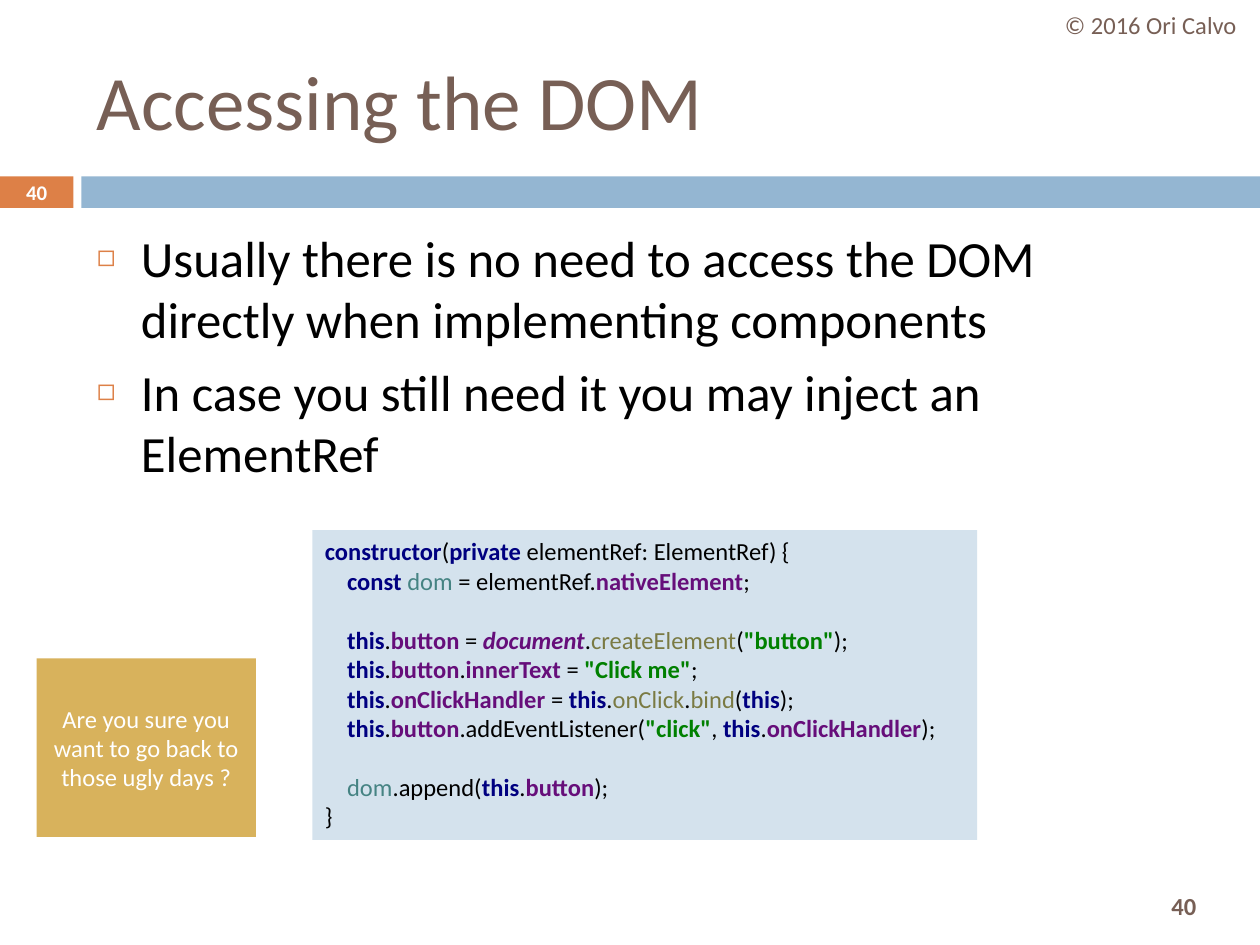
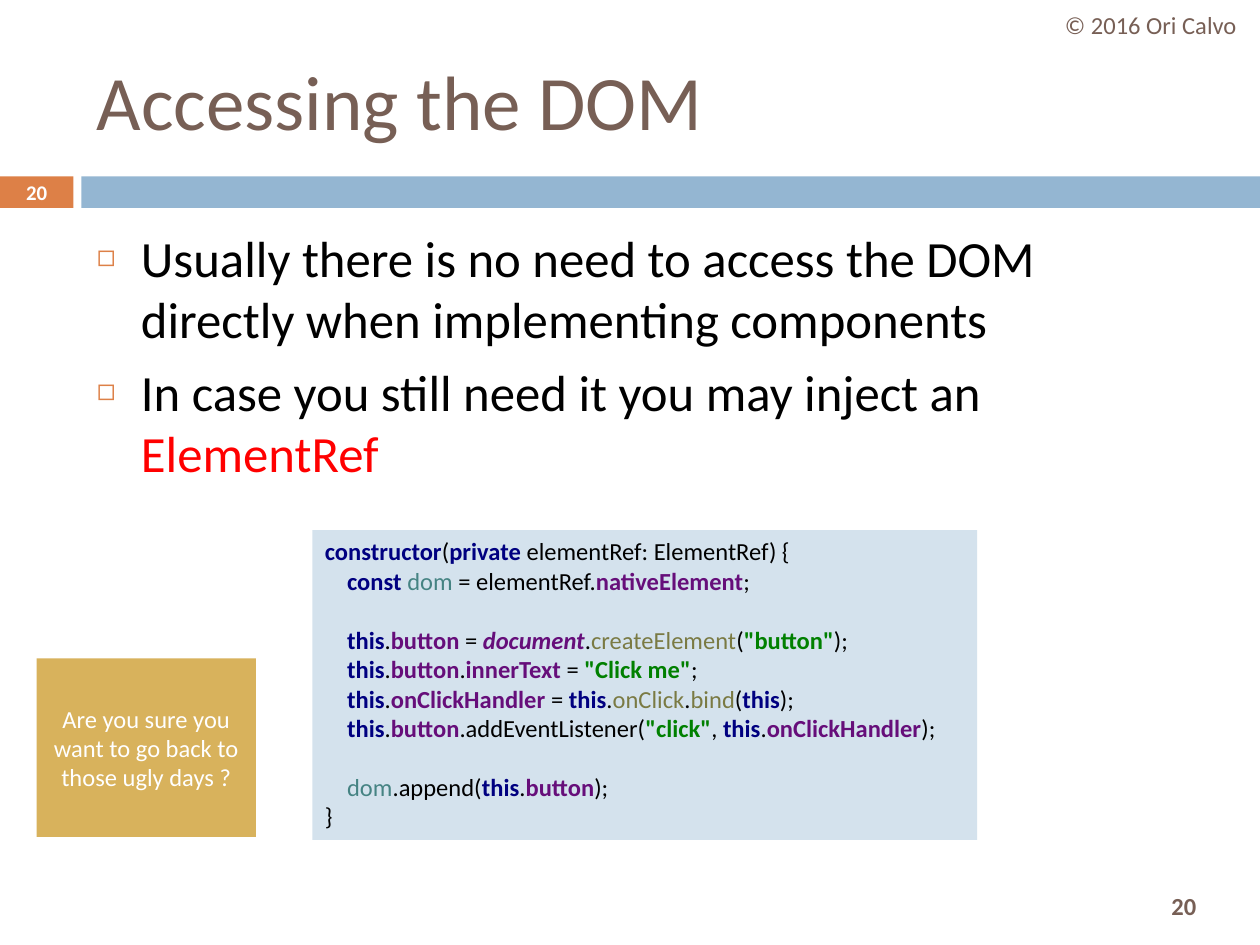
Before and after one commit to oricalvo/course-amdocs-angular, a slide deck: slide 20 of PPTs/06 Advanced Components.pptx (slide 40 before the commit). Drawn at 1260x945 pixels with LibreOffice and Linux fonts; fonts in the diff are those of the drawing. Boxes give left, top, right and bottom in pixels: in the first picture for what was removed or moved away, otherwise in the second. Text is boxed around its words. In the diff, an @@ line names an element or a change of style, - is before the commit and + after.

```diff
--- a/PPTs/06 Advanced Components.pptx
+++ b/PPTs/06 Advanced Components.pptx
@@ page number at box(26, 186, 47, 200): text changed @@
-40
+20
@@ text at box(141, 375, 981, 473): text colour #000000 to #FF0000 in "ElementRef" @@
@@ page number at box(1171, 899, 1196, 915): text changed @@
-40
+20
```
Also in this commit, not shown: 3 other slides changed, 29 slides removed.
